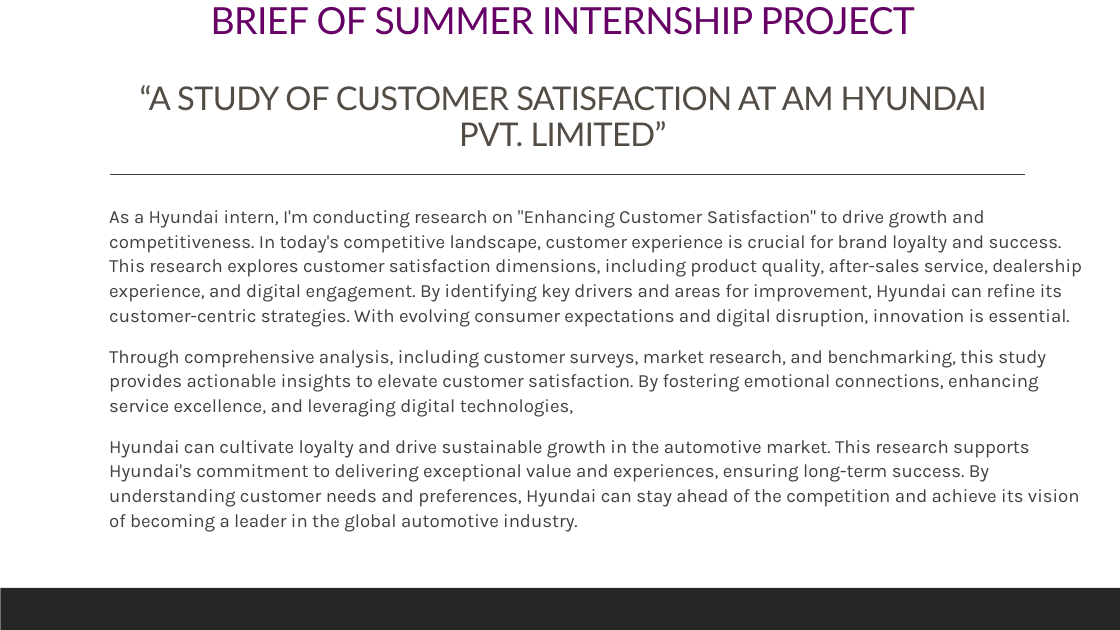
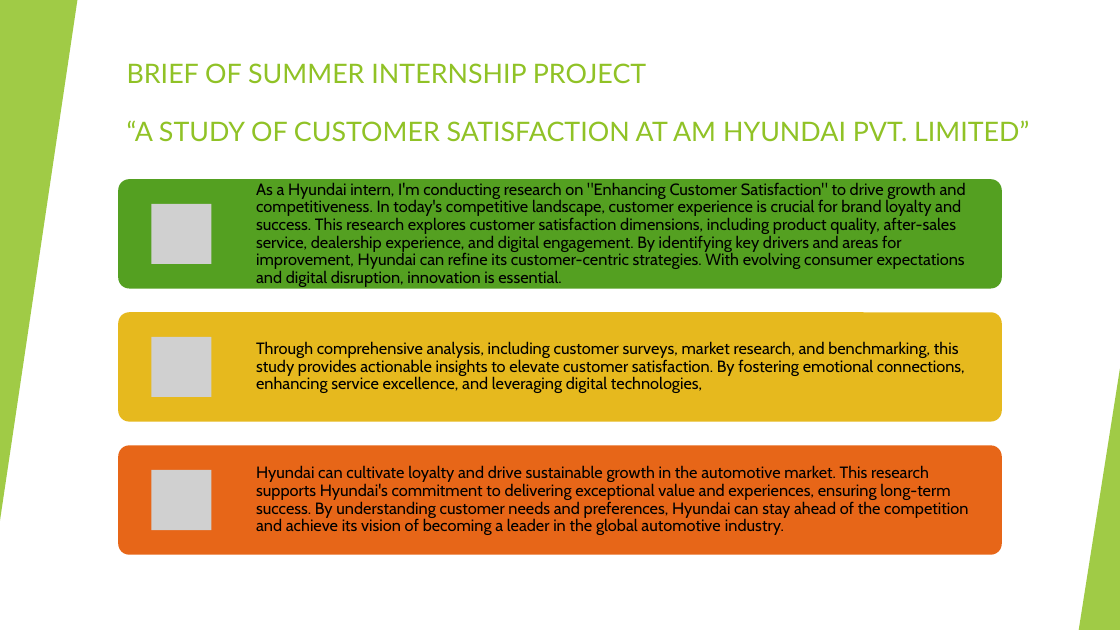
Before and after one commit to arjunrajput4638/ASHU, a slide deck: slide 4 of MB050_SAKSHI.pptx. Drawn at 1120x630 pixels with LibreOffice and Linux fonts; fonts in the diff are those of the drawing; grey boxes stand for pictures. Boxes give left, top, right and bottom in pixels: in the first picture for what was removed or moved away, otherwise in the second. Text is boxed around its words. In the diff, an @@ line names an element or a change of style, - is before the commit and + after.

```diff
--- a/MB050_SAKSHI.pptx
+++ b/MB050_SAKSHI.pptx
@@ rectangle added at <box>0,0,1120,630</box>, fill #FFFFFF @@
@@ triangle added at <box>0,0,77,521</box>, fill #90C226 at 85% opacity @@
@@ title "BRIEF OF SUMMER INTERNSHIP PROJECT ...": place and size @@
-title "BRIEF OF SUMMER INTERNSHIP PROJECT ..." at <box>140,7,987,146</box>
+title "BRIEF OF SUMMER INTERNSHIP PROJECT ..." at <box>127,63,1029,142</box>
@@ title "BRIEF OF SUMMER INTERNSHIP PROJECT ..." at <box>127,63,1029,142</box>: size 32 to 23 pt, text colour #660066 to #90C226 in "BRIEF OF SUMMER INTERNSHIP PROJECT"; size 28 to 23 pt, text colour #524C44 to #90C226 in "“A STUDY OF CUSTOMER SATISFACTION AT AM ..."; letter spacing -0.5 to 0 pt; alignment centre to left; vertical alignment bottom to top @@
@@ line removed from (110, 175) to (1026, 175) @@
@@ text removed at <box>109,210,1082,532</box> @@
-  As a Hyundai intern, I'm conducting research on "Enhancing Customer Satisfaction" to drive growth and competitiveness. In today's competitive landscape, customer experience is crucial for brand loyalty and success. This research explores customer satisfaction dimensions, including product quality, after-sales service, dealership experience, and digital engagement. By identifying key drivers and areas for improvement, Hyundai can refine its customer-centric strategies. With evolving consumer expectations and digital disruption, innovation is essential.
-  Through comprehensive analysis, including customer surveys, market research, and benchmarking, this study provides actionable insights to elevate customer satisfaction. By fostering emotional connections, enhancing service excellence, and leveraging digital technologies,
-  Hyundai can cultivate loyalty and drive sustainable growth in the automotive market. This research supports Hyundai's commitment to delivering exceptional value and experiences, ensuring long-term success. By understanding customer needs and preferences, Hyundai can stay ahead of the competition and achieve its vision of becoming a leader in the global automotive industry.
@@ group added at <box>0,0,1120,630</box>: 5 freeform shapes, 3 triangles, 2 lines @@
@@ triangle added at <box>1079,369,1120,630</box>, fill #90C226 at 85% opacity @@
@@ group added at <box>118,179,1002,555</box>: 3 rounded rectangles, 3 pictures, 3 texts @@
+As a Hyundai intern, I'm conducting research on "Enhancing Customer Satisfaction" to drive growth and competitiveness. In today's competitive landscape, customer experience is crucial for brand loyalty and success. This research explores customer satisfaction dimensions, including product quality, after-sales service, dealership experience, and digital engagement. By identifying key drivers and areas for improvement, Hyundai can refine its customer-centric strategies. With evolving consumer expectations and digital disruption, innovation is essential.
+Through comprehensive analysis, including customer surveys, market research, and benchmarking, this study provides actionable insights to elevate customer satisfaction. By fostering emotional connections, enhancing service excellence, and leveraging digital technologies,
+Hyundai can cultivate loyalty and drive sustainable growth in the automotive market. This research supports Hyundai's commitment to delivering exceptional value and experiences, ensuring long-term success. By understanding customer needs and preferences, Hyundai can stay ahead of the competition and achieve its vision of becoming a leader in the global automotive industry.
@@ rectangle removed at <box>0,588,1120,630</box> @@
```
Also in this commit, not shown: 12 other slides changed, 1 slide added, 1 slide removed.
